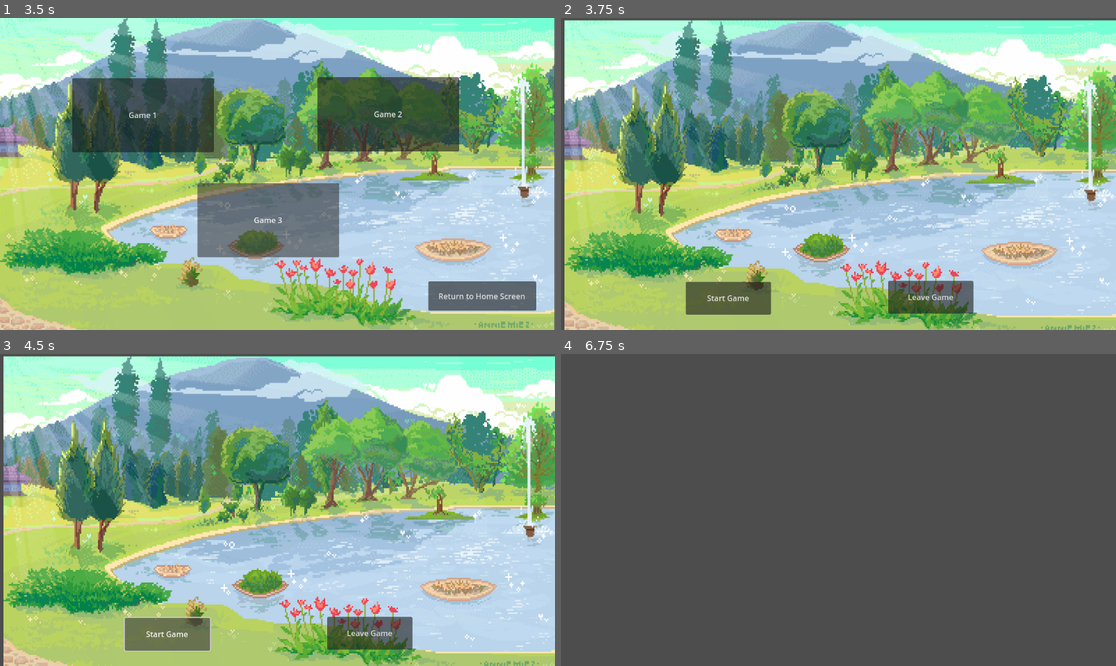
Above: before the commit, frames 1-4 (two rows, left to right).
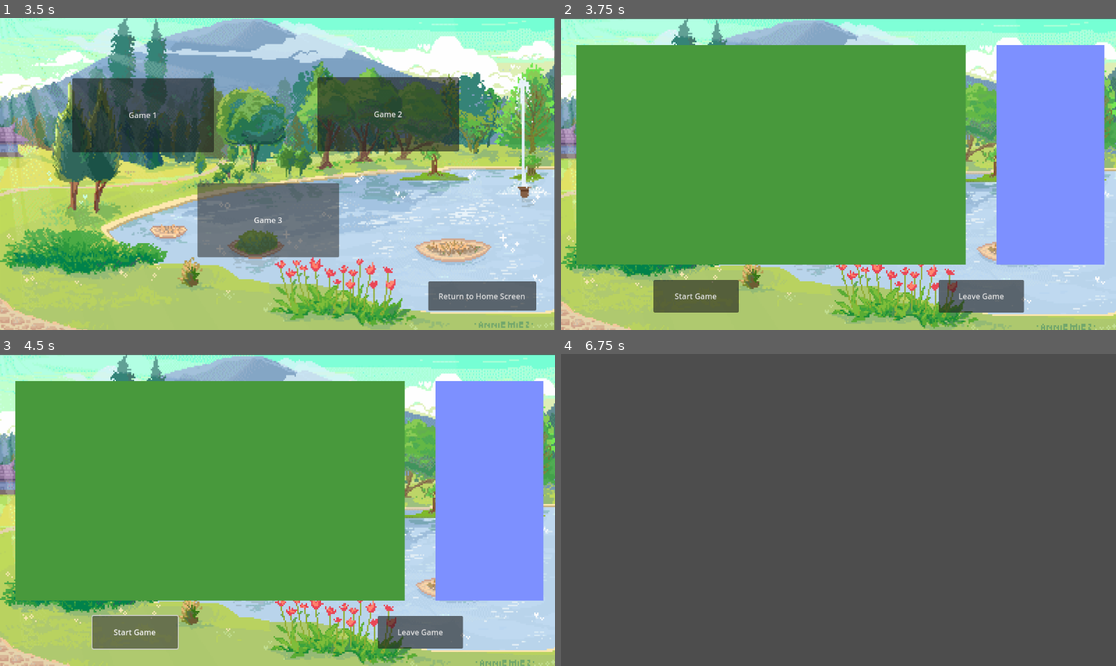
Above: after the commit, the same moments.

Repository: jade-od/Final-Project
Game: Godot game, scene res://main.tscn
Two runs of this game, one before a commit and one after it. Both use one fixed random seed, a clock stepped at 60 frames per second and the inputs below.
Inputs:
- Up to frame 1 (3.5 s): click "PLAY" at 0.5 s; click "Left" at 1.25 s; click "Right" at 2 s; click "Select" at 2.75 s
- Up to frame 2 (3.75 s): click "Game 1" at 3.5 s
- Up to frame 3 (4.5 s): click "Start Game" at 4.25 s
- Up to frame 4 (6.75 s): click "Start Game" at 5 s; click "Leave Game" at 5.75 s; click "Game 2" at 6.5 s

Frame 1 is identical in both runs. In frame 2, 73% of the frame differs, in the area x 0-100%, y 0-100%; in frame 3, 73%; in frame 4, nothing differs.

Commit message:
wall block

Diff:
--- a/testing godot/game_1.tscn
+++ b/testing godot/game_1.tscn
@@ -1,28 +1,66 @@
-[gd_scene load_steps=3 format=3 uid="uid://42g0ttkmy6td"]
+[gd_scene load_steps=5 format=3 uid="uid://42g0ttkmy6td"]
 
 [ext_resource type="Script" path="res://game_1.gd" id="1_j4r0l"]
 [ext_resource type="Texture2D" uid="uid://clju1qxnho6o6" path="res://pictures /bg/Screenshot 2023-11-27 at 10.49.55 AM.png" id="2_vdv26"]
+
+[sub_resource type="RectangleShape2D" id="RectangleShape2D_us3aw"]
+size = Vector2(12, 490.5)
+
+[sub_resource type="RectangleShape2D" id="RectangleShape2D_wsnh0"]
+size = Vector2(840, 9)
 
 [node name="Game 1" type="Node2D"]
 script = ExtResource("1_j4r0l")
 
 [node name="Screenshot2023-11-27At10_49_55Am" type="Sprite2D" parent="."]
-position = Vector2(585, 331)
+position = Vector2(576, 328)
 scale = Vector2(0.482471, 0.544314)
 texture = ExtResource("2_vdv26")
 
 [node name="Start" type="Button" parent="."]
-offset_left = 259.0
-offset_top = 548.0
-offset_right = 436.0
-offset_bottom = 616.0
+offset_left = 192.0
+offset_top = 544.0
+offset_right = 369.0
+offset_bottom = 612.0
 text = "Start Game"
 
 [node name="Leave" type="Button" parent="."]
-offset_left = 679.0
-offset_top = 546.0
-offset_right = 856.0
-offset_bottom = 614.0
+offset_left = 784.0
+offset_top = 544.0
+offset_right = 961.0
+offset_bottom = 612.0
 text = "Leave Game"
 
+[node name="Game" type="ColorRect" parent="."]
+offset_left = 32.0
+offset_top = 56.0
+offset_right = 840.0
+offset_bottom = 512.0
+color = Color(0.282353, 0.6, 0.235294, 1)
+
+[node name="Tally" type="ColorRect" parent="."]
+offset_left = 904.0
+offset_top = 56.0
+offset_right = 1128.0
+offset_bottom = 512.0
+color = Color(0.490196, 0.564706, 1, 1)
+
+[node name="StaticBody2D" type="StaticBody2D" parent="."]
+
+[node name="left block" type="CollisionShape2D" parent="StaticBody2D"]
+position = Vector2(26, 288)
+shape = SubResource("RectangleShape2D_us3aw")
+
+[node name="right block" type="CollisionShape2D" parent="StaticBody2D"]
+position = Vector2(846, 286)
+shape = SubResource("RectangleShape2D_us3aw")
+
+[node name="top block" type="CollisionShape2D" parent="StaticBody2D"]
+position = Vector2(436, 51.5)
+shape = SubResource("RectangleShape2D_wsnh0")
+
+[node name="bottom block" type="CollisionShape2D" parent="StaticBody2D"]
+position = Vector2(434, 516)
+shape = SubResource("RectangleShape2D_wsnh0")
+
 [connection signal="pressed" from="Leave" to="." method="_on_leave_pressed"]
